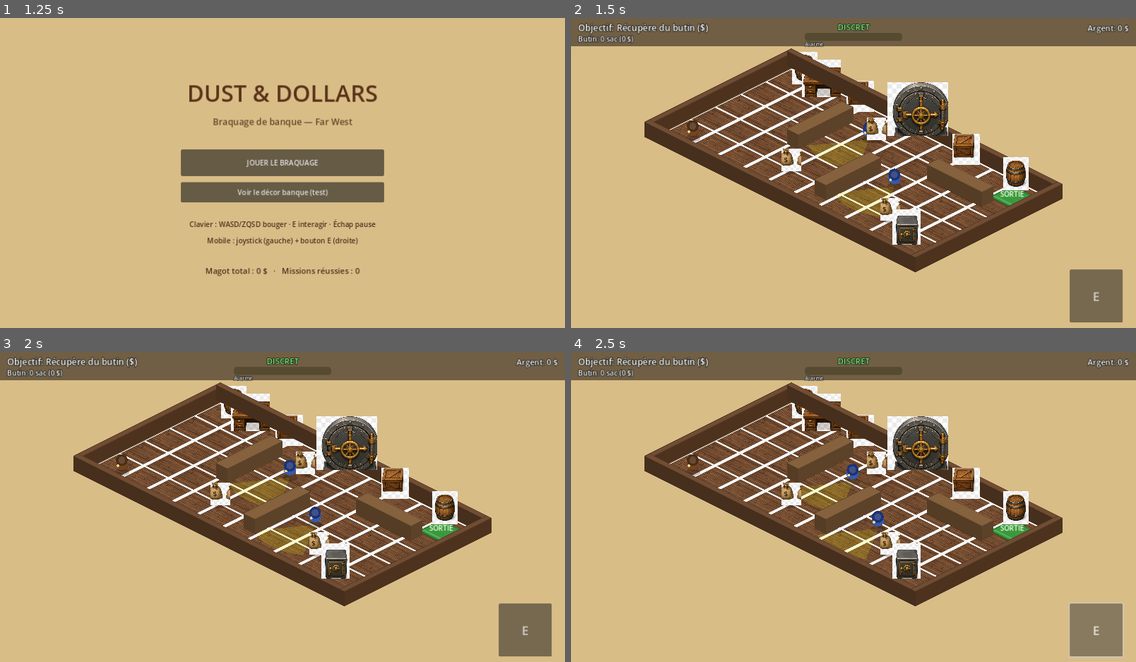
Above: before the commit, frames 1-4 (two rows, left to right).
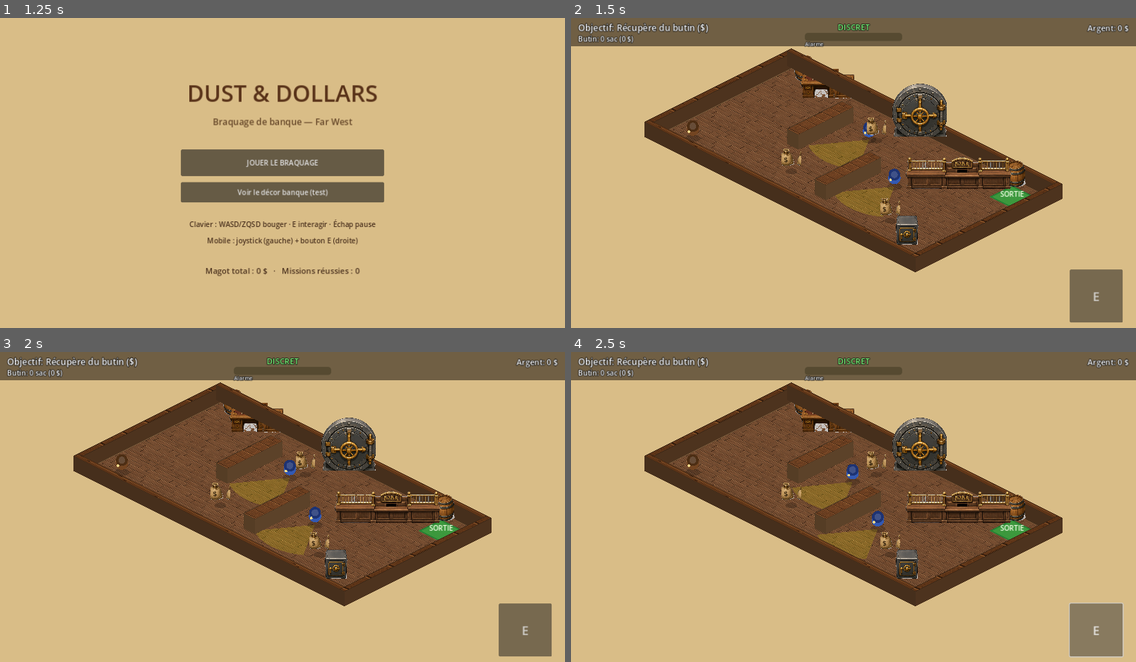
Above: after the commit, the same moments.

Repository: sebadiaz/Cowboys
Game: Godot game, scene res://scenes/Boot.tscn
The game is run twice, just before and just after one commit, with the same random seed, the same clock (stepped at 60 frames per second) and the same inputs.
Inputs (mouse positions are in pixels of both pictures, inside the frame that each line leads up to):
- Up to frame 1 (1.25 s): tap Enter at 0.5 s; move the mouse to (406, 160) at 0.52 s; hold D (move_right) from 0.53 s (still down); hold E (interact) from 0.53 s (still down); click (406, 160) at 0.67 s
- Up to frame 2 (1.5 s): release D (move_right) at 1.25 s; release E (interact) at 1.25 s; click "JOUER LE BRAQUAGE" at 1.25 s
- Up to frame 3 (2 s): no input
- Up to frame 4 (2.5 s): click "E" at 2 s

Frame 1 is identical in both runs. In frame 2, 11% of the frame differs, in the area x 13-87%, y 10-78%; in frame 3, 11%; in frame 4, 11%.

Commit message:
Mission: murs/comptoir textures, sol recadre (seams), fond transparent, perso
- Color-key des 3 planches: fond gris clair opaque -> transparent (RGBA);
  supprime les rectangles blancs derriere les objets
- iso_renderer: murs en boites iso a dessus texture bois; long obstacle
  interieur -> comptoir 'BANK'; sol recadre a l'interieur de la dalle (moins
  de seams); coffre/sacs/porte de coffre/barils/caisses textures
- Support planche personnages optionnelle (characters_sheet.png): joueur/garde
  textures si presente, sinon formes; regions par defaut documentees
- Docs ASSET_INTEGRATION.md mises a jour (color-key, perso, ou l'art est utilise)
- Verifie: parse OK, rendus mission + BankVisualTest a l'ecran, export Web OK

Diff:
--- a/scripts/iso_renderer.gd
+++ b/scripts/iso_renderer.gd
@@ -2,9 +2,9 @@
 ## iso_renderer.gd
 ## Rendu isométrique centralisé de la mission. Les entités restent en physique
 ## cartésienne (invisibles) ; ce noeud lit leur position/état et dessine la scène
-## en isométrique, avec tri de profondeur. Le décor (sol, coffre, butin, props)
-## utilise les TEXTURES des planches d'assets ; les personnages et les cônes de
-## vision restent dessinés en formes (pas d'art de personnage dans les planches).
+## en isométrique avec tri de profondeur. Le décor utilise les TEXTURES des
+## planches (régions d'atlas). Les personnages utilisent une planche optionnelle
+## (characters_sheet.png) si présente, sinon un rendu en formes.
 
 var floor_rect: Rect2
 var walls: Array[Dictionary] = []     # { "rect": Rect2, "outer": bool }
@@ -15,41 +15,61 @@
 var exit_zone: Node = null
 
 # Planches d'assets.
-const SHEET_BUILD := preload("res://assets/source_sheets/bank_props_sheet.png")     # sol, murs
+const SHEET_BUILD := preload("res://assets/source_sheets/bank_props_sheet.png")     # sol, murs, comptoir
 const SHEET_OBJ := preload("res://assets/source_sheets/bank_interior_sheet.png")    # objets
 const TEX := 1254.0
+# Planche de personnages OPTIONNELLE (déposer ce fichier pour l'activer).
+const CHAR_SHEET_PATH := "res://assets/source_sheets/characters_sheet.png"
 
 # Régions (cf. assets/ASSET_INTEGRATION.md).
-const R_FLOOR := Rect2(25, 25, 300, 280)
+const R_FLOOR := Rect2(58, 58, 236, 214)   # recadré à l'intérieur de la dalle (sans bordure)
+const R_WALL := Rect2(395, 350, 215, 175)
+const R_COUNTER := Rect2(25, 770, 620, 190)
 const R_SAFE := Rect2(425, 50, 235, 295)
 const R_LOOT := Rect2(845, 855, 175, 205)
 const R_VAULT := Rect2(50, 40, 340, 300)
 const R_BARREL := Rect2(60, 635, 160, 210)
 const R_CRATE := Rect2(60, 855, 180, 200)
 const R_DESK := Rect2(685, 60, 290, 275)
-
-const WALL_TOP := Color(0.52, 0.38, 0.24)
-const WALL_SIDE := Color(0.36, 0.26, 0.16)
-const OUTER_TOP := Color(0.44, 0.30, 0.20)
-const OUTER_SIDE := Color(0.30, 0.20, 0.12)
-
-# Décor purement visuel (sans collision), placé contre les murs.
-var _decor: Array[Dictionary] = []
+# Personnages (planche optionnelle, grille 128 px par défaut).
+const R_PLAYER := Rect2(0, 0, 128, 128)
+const R_GUARD := Rect2(128, 0, 128, 128)
+
+var _char_tex: Texture2D = null
+var _billboards: Array[Dictionary] = []   # décor + comptoirs texturés
+var _box_walls: Array[Dictionary] = []    # murs dessinés en boîtes 3D
 
 
 func setup() -> void:
 	var vp := get_viewport_rect().size
 	position = vp * 0.5 - Iso.project(floor_rect.get_center()) + Vector2(0, -20)
-	# Props décoratifs adossés au mur du fond (n'entravent pas le jeu).
-	_decor = [
-		{"tex": SHEET_OBJ, "region": R_VAULT, "pos": Vector2(590, 40), "h": 122.0},
-		{"tex": SHEET_OBJ, "region": R_BARREL, "pos": Vector2(120, 62), "h": 74.0},
-		{"tex": SHEET_OBJ, "region": R_BARREL, "pos": Vector2(1040, 62), "h": 74.0},
-		{"tex": SHEET_OBJ, "region": R_CRATE, "pos": Vector2(360, 60), "h": 70.0},
-		{"tex": SHEET_OBJ, "region": R_CRATE, "pos": Vector2(820, 60), "h": 70.0},
-		{"tex": SHEET_OBJ, "region": R_DESK, "pos": Vector2(210, 80), "h": 84.0},
-	]
+	if ResourceLoader.exists(CHAR_SHEET_PATH):
+		_char_tex = load(CHAR_SHEET_PATH)
+	_build_billboards()
 	queue_redraw()
+
+
+func _build_billboards() -> void:
+	_billboards.clear()
+	_box_walls.clear()
+	# Murs : boîtes 3D, sauf le long obstacle intérieur horizontal -> comptoir.
+	for w in walls:
+		var r: Rect2 = w["rect"]
+		var outer: bool = w["outer"]
+		if not outer and r.size.x >= 150.0 and r.size.x >= r.size.y:
+			_add_bb(SHEET_BUILD, R_COUNTER, r.get_center(), 78.0)
+		else:
+			_box_walls.append(w)
+	# Props décoratifs adossés au mur du fond (sans collision).
+	_add_bb(SHEET_OBJ, R_VAULT, Vector2(590, 44), 120.0)
+	_add_bb(SHEET_OBJ, R_BARREL, Vector2(120, 64), 74.0)
+	_add_bb(SHEET_OBJ, R_BARREL, Vector2(1040, 64), 74.0)
+	_add_bb(SHEET_OBJ, R_CRATE, Vector2(300, 62), 70.0)
+	_add_bb(SHEET_OBJ, R_DESK, Vector2(210, 90), 84.0)
+
+
+func _add_bb(tex: Texture2D, region: Rect2, pos: Vector2, h: float) -> void:
+	_billboards.append({"tex": tex, "region": region, "pos": pos, "h": h})
 
 
 func _process(_delta: float) -> void:
@@ -70,13 +90,12 @@
 		if is_instance_valid(b):
 			_shadow(b.global_position, 11.0)
 
-	# Objets "debout" triés par profondeur (lointain -> proche).
+	# Tout ce qui est "debout", trié par profondeur (lointain -> proche).
 	var items: Array[Dictionary] = []
-	for w in walls:
-		var c: Vector2 = w["rect"].get_center()
-		items.append({"d": Iso.depth(c), "kind": "wall", "data": w})
-	for d in _decor:
-		items.append({"d": Iso.depth(d["pos"]), "kind": "decor", "data": d})
+	for w in _box_walls:
+		items.append({"d": Iso.depth(w["rect"].get_center()), "kind": "wall", "data": w})
+	for bb in _billboards:
+		items.append({"d": Iso.depth(bb["pos"]), "kind": "bb", "data": bb})
 	if is_instance_valid(safe):
 		items.append({"d": Iso.depth(safe.global_position), "kind": "safe"})
 	for b in loot:
@@ -91,8 +110,12 @@
 	items.sort_custom(func(a, b): return a["d"] < b["d"])
 	for it in items:
 		match it["kind"]:
-			"wall": _draw_wall(it["data"]["rect"], it["data"]["outer"])
-			"decor": _draw_decor(it["data"])
+			"wall":
+				var wd: Dictionary = it["data"]
+				_draw_box(wd["rect"], Iso.WALL_HEIGHT, wd["outer"])
+			"bb":
+				var d: Dictionary = it["data"]
+				_billboard(d["tex"], d["region"], d["pos"], d["h"])
 			"safe": _draw_safe()
 			"loot": _draw_loot(it["node"])
 			"guard": _draw_guard(it["node"])
@@ -102,7 +125,7 @@
 # --- Sol texturé (dalles iso) ---
 
 func _draw_floor() -> void:
-	var cell := 110.0
+	var cell := 132.0
 	var y := floor_rect.position.y
 	while y < floor_rect.end.y - 1.0:
 		var x := floor_rect.position.x
@@ -112,8 +135,7 @@
 			_floor_tile(x, y, w, h)
 			x += cell
 		y += cell
-	# Léger contour du sol.
-	draw_polyline(_closed(_rect_diamond(floor_rect)), Color(0.5, 0.4, 0.28), 2.0)
+	draw_polyline(_closed(_rect_diamond(floor_rect)), Color(0.45, 0.34, 0.22), 2.0)
 
 
 func _floor_tile(x: float, y: float, w: float, h: float) -> void:
@@ -171,21 +193,10 @@
 		draw_colored_polygon(pts, fill)
 
 
-# --- Murs (boîtes iso) & décor texturé ---
-
-func _draw_wall(r: Rect2, outer: bool) -> void:
-	_draw_box(r, Iso.WALL_HEIGHT, OUTER_TOP if outer else WALL_TOP, OUTER_SIDE if outer else WALL_SIDE)
-
-
-func _draw_decor(d: Dictionary) -> void:
-	_billboard(d["tex"], d["region"], d["pos"], d["h"])
-
-
 # --- Coffre & butin texturés ---
 
 func _draw_safe() -> void:
 	_billboard(SHEET_OBJ, R_SAFE, safe.global_position, 80.0)
-	# Barre de progression / état, au-dessus.
 	var head := Iso.project(safe.global_position) + Vector2(0, -86.0)
 	if safe._is_open:
 		_text_centered("OUVERT", head, 14, Color(0.95, 0.9, 0.4))
@@ -203,14 +214,20 @@
 	_billboard(SHEET_OBJ, R_LOOT, node.global_position, 52.0)
 
 
-# --- Acteurs (formes) ---
+# --- Acteurs (planche personnages si présente, sinon formes) ---
 
 func _draw_player() -> void:
-	_draw_actor(player.global_position, 14.0, Color(0.45, 0.27, 0.13),
-			Color(0.30, 0.18, 0.08), player.facing)
+	if _char_tex != null:
+		_billboard(_char_tex, R_PLAYER, player.global_position, 56.0)
+	else:
+		_draw_actor(player.global_position, 14.0, Color(0.45, 0.27, 0.13),
+				Color(0.30, 0.18, 0.08), player.facing)
 
 
 func _draw_guard(g: Node) -> void:
+	if _char_tex != null:
+		_billboard(_char_tex, R_GUARD, g.global_position, 56.0, g.is_alert())
+		return
 	var body := Color(0.30, 0.45, 0.85) if g.is_alert() else Color(0.20, 0.35, 0.70)
 	_draw_actor(g.global_position, 14.0, body, Color(0.12, 0.20, 0.45), g.get_facing())
 
@@ -229,17 +246,9 @@
 
 # --- Primitives ---
 
-## Dessine une texture (région d'atlas) comme un panneau debout posé au sol.
-func _billboard(tex: Texture2D, region: Rect2, world_pos: Vector2, target_h: float) -> void:
-	var p := Iso.project(world_pos)
-	var aspect := region.size.x / region.size.y
-	var h := target_h
-	var w := h * aspect
-	var dest := Rect2(p.x - w * 0.5, p.y - h, w, h)
-	draw_texture_rect_region(tex, dest, region)
-
-
-func _draw_box(r: Rect2, h: float, top_col: Color, side_col: Color) -> void:
+## Mur en boîte 3D iso : faces latérales colorées + dessus texturé bois.
+func _draw_box(r: Rect2, h: float, outer: bool) -> void:
+	var side_col := Color(0.30, 0.20, 0.12) if outer else Color(0.36, 0.26, 0.16)
 	var b0 := Iso.project(r.position)
 	var b1 := Iso.project(Vector2(r.end.x, r.position.y))
 	var b2 := Iso.project(r.end)
@@ -247,8 +256,27 @@
 	var lift := Vector2(0, -h)
 	draw_colored_polygon(PackedVector2Array([b1, b2, b2 + lift, b1 + lift]), side_col)
 	draw_colored_polygon(PackedVector2Array([b2, b3, b3 + lift, b2 + lift]), side_col.darkened(0.08))
-	draw_colored_polygon(PackedVector2Array([b0 + lift, b1 + lift, b2 + lift, b3 + lift]), top_col)
-	draw_polyline(PackedVector2Array([b0 + lift, b1 + lift, b2 + lift, b3 + lift, b0 + lift]), top_col.darkened(0.25), 1.0)
+	var top := PackedVector2Array([b0 + lift, b1 + lift, b2 + lift, b3 + lift])
+	var p := R_FLOOR.position
+	var s := R_FLOOR.size
+	var uvs := PackedVector2Array([
+		p / TEX, Vector2(p.x + s.x, p.y) / TEX,
+		Vector2(p.x + s.x, p.y + s.y) / TEX, Vector2(p.x, p.y + s.y) / TEX,
+	])
+	var top_mod := Color(0.82, 0.70, 0.50) if outer else Color(0.95, 0.85, 0.70)
+	draw_colored_polygon(top, top_mod, uvs, SHEET_BUILD)
+	draw_polyline(_closed(top), side_col.darkened(0.2), 1.0)
+
+
+## Texture (région d'atlas) dessinée comme un panneau debout posé au sol.
+func _billboard(tex: Texture2D, region: Rect2, world_pos: Vector2, target_h: float, alert := false) -> void:
+	var p := Iso.project(world_pos)
+	var aspect := region.size.x / region.size.y
+	var h := target_h
+	var w := h * aspect
+	var dest := Rect2(p.x - w * 0.5, p.y - h, w, h)
+	var mod := Color(1, 0.85, 0.85) if alert else Color.WHITE
+	draw_texture_rect_region(tex, dest, region, mod)
 
 
 func _shadow(world_pos: Vector2, radius: float) -> void:
Binary file changed: assets/source_sheets/bank_interior_sheet.png
Binary file changed: assets/source_sheets/bank_props_sheet.png
Binary file changed: assets/source_sheets/western_exterior_sheet.png
Not shown, changed: assets/ASSET_INTEGRATION.md
